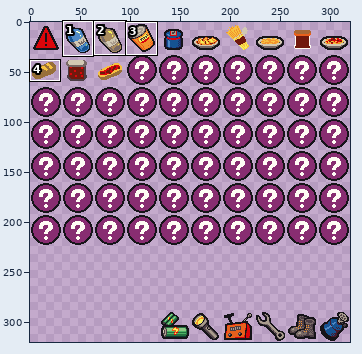
Pixel-art file: godot/res/sprites/items.aseprite. The first picture is a wide view before the edit; the outline marks the close-up.
Close-up. Before the commit:
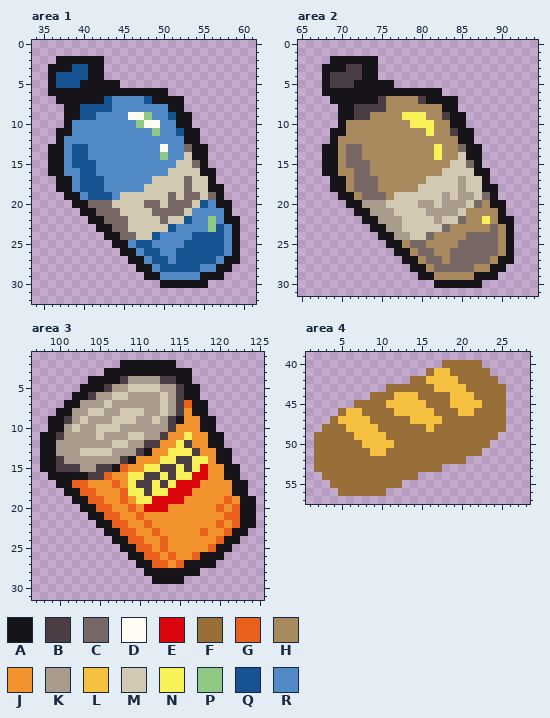
320x320 pixels, 1 frame. Shown: area 1: x 34..61, y 0..32; area 2: x 65..94, y 0..31; area 3: x 97..125, y 1..31; area 4: x 1..28, y 39..57. The commit also changed other parts of the picture, which this record leaves out.
Visible layers, top first: "Layer 1", "Main".
Palette (. is transparent): A #161419  B #4b3d44  C #776865  D #fffcf4  E #db060b  F #986f39  G #e8601c  H #a88a5e  J #f2932d  K #a99c8d  L #f6c140  M #d2c9b3  N #f7f057  P #90c886  Q #155392  R #518ac6
Pixels before, area 1, first column x 36:
 2 .AAAAAA.................
 3 AAAQQAA.................
 4 AQQQQAA.................
 5 AQQQAAAAA...............
 6 AAAAAAAAAAAAAAA.........
 7 .AAAAAAQRRRRQAAAA.......
 8 ..AAQQQQRRRRRRRAA.......
 9 ..AAQQRRRRDDPRRQAA......
10 ..ARRRRRRRRPDDRRAA......
11 .AARRRRRRRRRRPRRQAA.....
12 .ARRRRRRRRRRRRRRRAA.....
13 AARQQRRRRRRRRRDRRCAA....
14 AARQQRRRRRRRRRPRRMAA....
15 AARQQQRRRRRRRRRRMMCA....
16 AARRQQRRRRRRRRRMMMMAA...
17 .AARQQQRRRRRRMMMMCMMA...
18 .AARQQQRRRRRMMMMMCMMAA..
19 ..AARQQQRMMMMMMCMCCMCA..
20 ...AACCCMMMMCCMCCCMQRAA.
21 ....AACCCMMMMCCCCMRRRRA.
22 .....AACCCMMMMCMMQRRPRAA
23 ......AACCMMMMMQRRRRPQRA
24 .......AACCMMQRRRRQQQQRA
25 ........AARQQRRRRQQQQQRA
26 .........AARQQRRQQQQQQRA
27 ..........AARQQRQQQQQRAA
28 ...........AARQQQQQRRAA.
29 ............AARRRRRAAA..
30 ..............AAAAAA....
Pixels before, area 2, first column x 68:
 2 .AAAAAA.................
 3 AAABBAA.................
 4 ABBBBAA.................
 5 ABBBAAAAA...............
 6 AAAAAAAAAAAAAAA.........
 7 .AAAAAABHHHHBAAAA.......
 8 ..AABBBBHHHHHHHAA.......
 9 ..AABBHHHHNNNHHBAA......
10 ..AHHHHHHHHNNNHHAA......
11 .AAHHHHHHHHHHNHHBAA.....
12 .AHHHHHHHHHHHHHHHAA.....
13 AAHCCHHHHHHHHHNHHCAA....
14 AAHCCHHHHHHHHHNHHMAA....
15 AAHCCCHHHHHHHHHHMMCA....
16 AAHHCCHHHHHHHHHMMMMAA...
17 .AAHCCCHHHHHHMMMMKMMA...
18 .AAHCCCHHHHHMMMMMKMMAA..
19 ..AAHCCCHMMMMMMKMKKMCA..
20 ...AAKKKMMMMKKMKKKMCHAA.
21 ....AAKKKMMMMKKKKMHHHHA.
22 .....AAKKKMMMMKMMCHHNHAA
23 ......AAKKMMMMMCHHHHHCHA
24 .......AAKKMMCHHHHCCCCHA
25 ........AAHCCHHHHCCCCCHA
26 .........AAHCCHHCCCCCCHA
27 ..........AAHCCHCCCCCHAA
28 ...........AAHCCCCCHHAA.
29 ............AAHHHHHAAA..
30 ..............AAAAAA....
Pixels before, area 3, first column x 98:
 2 ..........AAAAAAA..........
 3 ........AAAAAAAAAAA........
 4 ......AAAABKKKKBBAA........
 5 .....AAABKKMMMMKKBAA.......
 6 ....AABKKMMKKKKMKBAA.......
 7 ...AAKKKMKKKKKKMKBGAA......
 8 ..AAKKMMKKMMMKKMKBJAA......
 9 .AABKMKKKMMMKKMKBAJJAA.....
10 .AAKMKKMMMKKKKKKBJJJAA.....
11 AABKKKKMKKKMMKKBJJNJJAA....
12 AAKKKKKKKMMKKBBJJNBJJAA....
13 AAKKKMMMMKKKBAJJNNNBJJAA...
14 AABKKKKKKKBAJJJNNBBNNJAA...
15 AABBBKKBBAGJJNNBBNBNEJJAA..
16 .AAAAABBGJJNNBBNBNNEEJJAA..
17 ..AAGGJJJGJNBBNBNEEEJJJJAA.
18 ...AAGGJJJGNNBNNEEEJJJJJAA.
19 ....AAGGJJGJNNEEEEJJJJJGJAA
20 .....AAGGJJGJEEEJJJJJJGJGAA
21 ......AAGGJJGJJJJJJJJJJGGAA
22 .......AAGGJJGJJJJJJJJGJGAA
23 ........AAGGJJGJJJJJGJJGAA.
24 .........AAGGJJGJJJJJJGAA..
25 ..........AAGGJGJJJJJGAA...
26 ...........AAGGJGJJGAAA....
27 ............AAGGJGAAAA.....
28 .............AAAAAAA.......
29 ..............AAAA.........
Pixels before, area 4, first column x 2:
40 ................FFFFF...
41 ..............FLLFFFFF..
42 ............FFLLLLFFFFF.
43 .........FFFFFFLLLLFFFFF
44 .......FFFLLLFFFFLLLFFFF
45 .....FFFFLLLLLFFFLLLLFFF
46 ...FLLFFFFLLLLLFFFLLFFFF
47 ..FLLLLFFFFFLLLLFFFFFFFF
48 .FFFLLLLFFFFFFLFFFFFFFFF
49 FFFFFLLLLFFFFFFFFFFFFFF.
50 FFFFFFLLLLFFFFFFFFFFFF..
51 FFFFFFFLLFFFFFFFFFFFF...
52 FFFFFFFFFFFFFFFFFFF.....
53 FFFFFFFFFFFFFFFF........
54 .FFFFFFFFFFFF...........
55 ..FFFFFFFFF.............
56 ...FFFFFF...............
After:
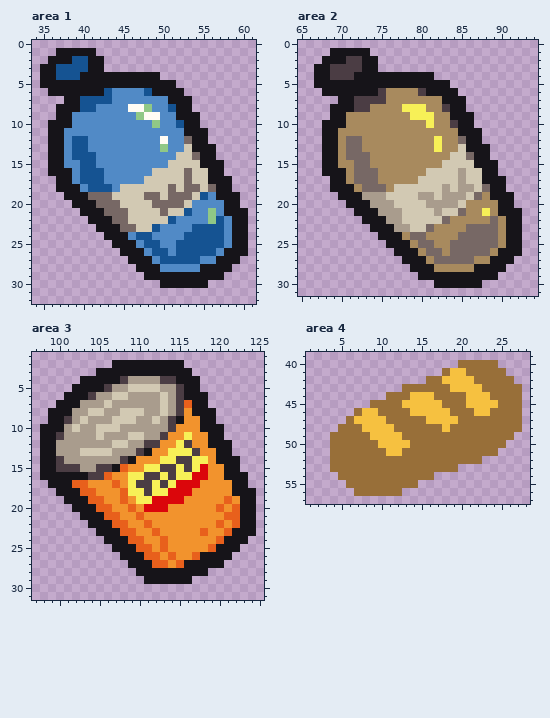
What changed:
Changed rows in their new state; - is an unchanged pixel.
Area 1, layers "Layer 1", "Main":
first column x 35:
 1 --AAAAA-------------------
 2 -A--QQ--------------------
 3 A-QQ----------------------
 4 A----A--AAAAAAA-----------
 5 A-AAA-----AAAAAAA---------
 6 --------QRRRRQ--AA--------
 7 --.--QQQ-----RRR--A-------
 8 --A----RR--DDP--Q-A-------
 9 --A-RRR----RPDD-R--A------
10 -AA---------RRP--Q-A------
11 -A-R----------R--R--A-----
12 -A--QQ---------D--C-A-----
13 ---------------P--M--A----
14 ------Q--------R-M-C-A----
15 ----R-----------M--M-AA---
16 ---A---Q------MM--C-M-A---
17 -------------M--------AA--
18 ----AR--Q-MMM---C--C-C-A--
19 -----ACCCM---CC--C-MQR-AA-
20 ------A--C---M-C--MRR-R-A-
21 -------A--C---M-MMQ--P--AA
22 --------A------MQRR---QR-A
23 ---------A-C--QRR--QQQ---A
24 ----------ARQQR---Q------A
25 -----------AR-Q--Q-------A
26 ------------AR-Q------RA-A
27 -------------AR-Q---RRA---
28 --------------ARRRRRAA----
29 ---------------AAAAA------
Area 2, layers "Layer 1", "Main":
first column x 67:
 1 --AAAAA-------------------
 2 -A--BB--------------------
 3 A-BB----------------------
 4 A----A--AAAAAAA-----------
 5 A-AAA-----AAAAAAA---------
 6 --------BHHHHB--AA--------
 7 --.--BBB-----HHH--A-------
 8 --A----HH--NNN--B-A-------
 9 --A-HHH----H--N-H--A------
10 -AA---------HH---B-A------
11 -A-H----------H--H--A-----
12 -A--CC---------N--C-A-----
13 ------------------M--A----
14 ------C--------H-M-C-A----
15 ----H-----------M--M-AA---
16 ---A---C------MM--K-M-A---
17 -------------M--------AA--
18 ----AH--C-MMM---K--K-C-A--
19 -----AKKKM---KK--K-MCH-AA-
20 ------A--K---M-K--MHH-H-A-
21 -------A--K---M-MMC--N--AA
22 --------A------MCHH--HCH-A
23 ---------A-K--CHH--CCC---A
24 ----------AHCCH---C------A
25 -----------AH-C--C-------A
26 ------------AH-C------HA-A
27 -------------AH-C---HHA---
28 --------------AHHHHHAA----
29 ---------------AAAAA------
Area 3, layer "Layer 1":
first column x 98:
 2 ---------A-------A---------
 3 -------A-------------------
 4 -----A-------------A-------
 5 ----A----------------------
 6 ---A----------------A------
 7 --A------------------------
 8 -A-------------------A-----
10 A---------------------A----
12 -----------------------A---
14 ------------------------A--
16 A------------------------A-
17 -A-------------------------
18 --A-----------------------A
19 ---A-----------------------
20 ----A----------------------
21 -----A---------------------
22 ------A--------------------
23 -------A------------------A
24 --------A----------------A-
25 ---------A--------------A--
26 ----------A------------A---
27 -----------A----------A----
28 ------------A-------A------
29 -------------A----A--------
Area 4, layer "Main":
first column x 2:
40 ----------------..---FF---
41 --------------..FLL---FF--
42 ------------..FF--LL---FF-
43 ---------..----FF--LL---FF
44 -------..-FF-LL--FF-LL--FF
45 -----..--FF---LL-FF--LL-FF
46 ---..FLL--FF---LL-FFLL--FF
47 --..F--LL---FF--LL------FF
48 -..-FF--LL----F-L-------FF
49 ..---FF--LL------------FF-
50 ..----FF--LL----------FF--
51 ..-----FFLL----------FF---
52 ..-----------------FF-----
53 ..--------------FF--------
54 -..----------FF-----------
55 --..-------FF-------------
56 ---..----FF---------------
Boxes around the changes in both close-ups, in picture pixels (x1, y1, x2, y2):
changed: (40, 48, 248, 280)
changed: (314, 48, 522, 280)
added: (40, 360, 120, 432)
added: (176, 360, 256, 496)
added: (40, 472, 152, 584)
added: (184, 528, 256, 584)
changed: (314, 360, 522, 496)
